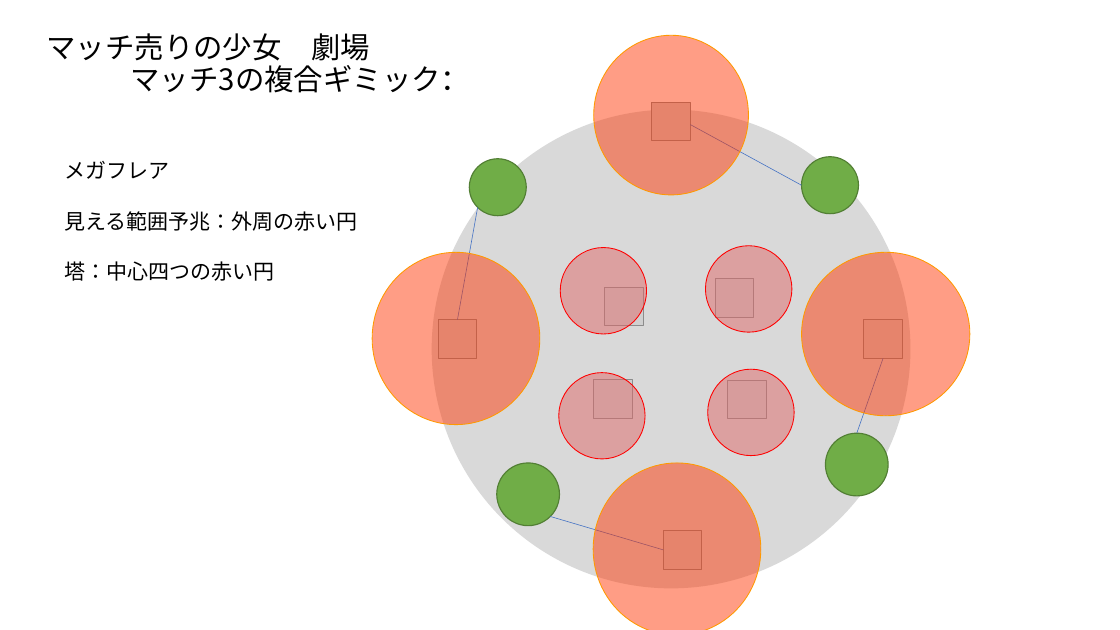
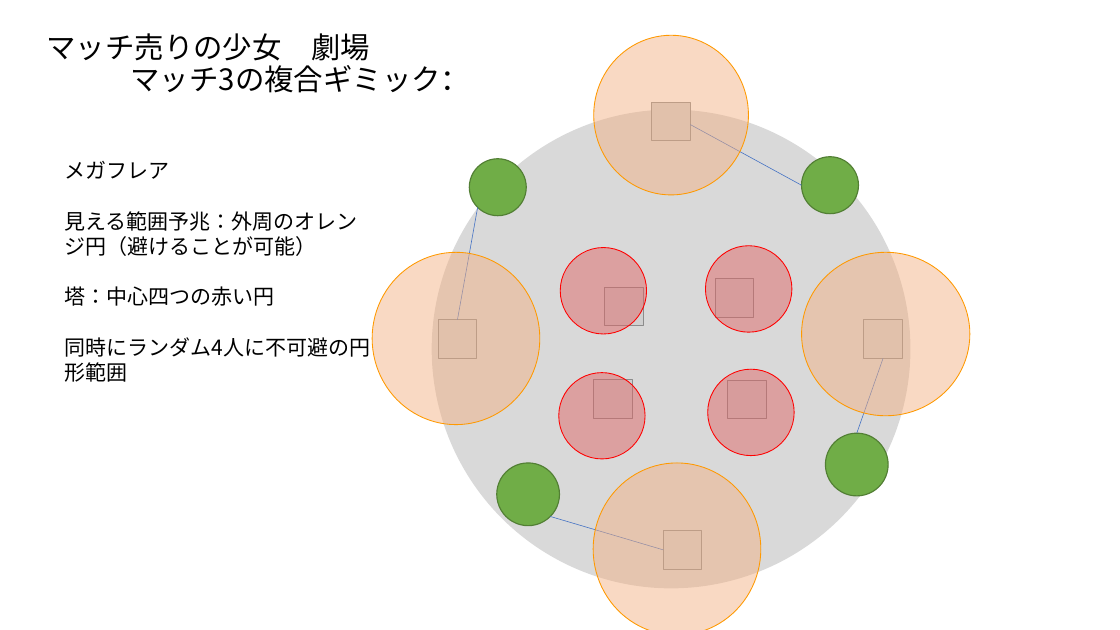
Before and after one commit to ZafkielR/Tiera, a slide deck: slide 38 of Graphic Presentation.pptx. Drawn at 1120x630 pixels with LibreOffice and Linux fonts; fonts in the diff are those of the drawing; grey boxes stand for pictures. Boxes give left, top, right and bottom in pixels: in the first picture for what was removed or moved away, otherwise in the second. Text is boxed around its words. In the diff, an @@ line names an element or a change of style, - is before the commit and + after.

Commit message:
文档占坑、マッチ売り少女劇場タイムライン

```diff
--- a/Graphic Presentation.pptx
+++ b/Graphic Presentation.pptx
@@ text at (x1=65, y1=211, x2=358, y2=256): text changed @@
-見える範囲予兆：外周の赤い円
+見える範囲予兆：外周のオレンジ円（避けることが可能）
@@ fill #FF3300 at 48% opacity to #F4B183 at 48% opacity in 4 elements at (x1=594, y1=35, x2=749, y2=195), (x1=372, y1=252, x2=540, y2=424), (x1=593, y1=463, x2=761, y2=630), (x1=802, y1=252, x2=970, y2=416) @@
@@ text at (x1=65, y1=337, x2=371, y2=357): paragraph added @@
+同時にランダム4人に不可避の円形範囲
```
Also in this commit, not shown: 7 other files.
